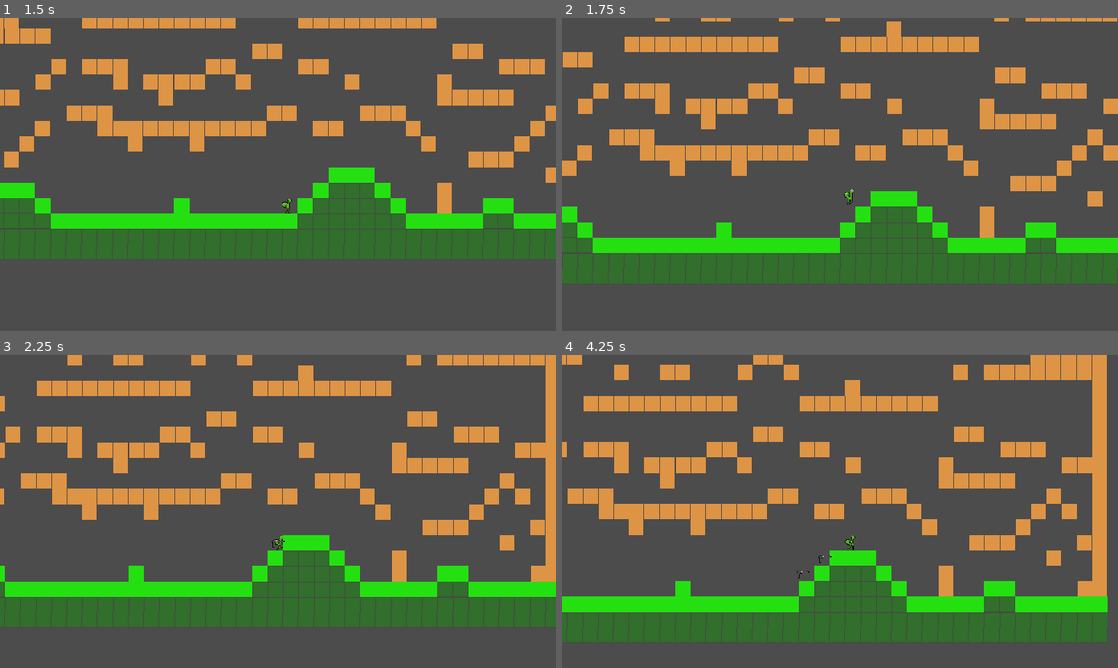
Above: before the commit, frames 1-4 (two rows, left to right).
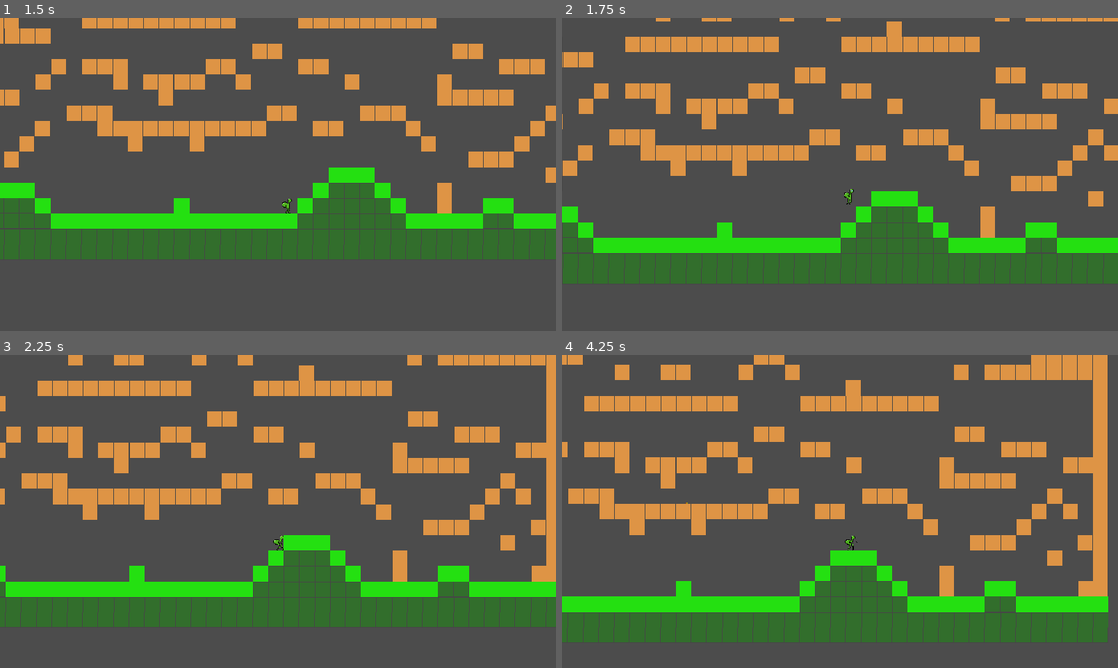
Above: after the commit, the same moments.

Repository: llister15/SCDM
Game: Godot game, scene res://Scenes/Menu/Main Menu.tscn
Same seed, same stepped clock (60 frames per second), same inputs: the game is played once before the commit and once after it.
Inputs (mouse positions are in pixels of both pictures, inside the frame that each line leads up to):
- Up to frame 1 (1.5 s): click "New Game" at 0.5 s; move the mouse to (400, 158) at 1.27 s; hold Right (ui_right) from 1.28 s (still down); click (400, 158) at 1.35 s
- Up to frame 2 (1.75 s): keep holding Right (ui_right); tap Space (jump) at 1.52 s
- Up to frame 3 (2.25 s): keep holding Right (ui_right); move the mouse to (166, 527) at 2.02 s; right-click (166, 527) at 2.1 s
- Up to frame 4 (4.25 s): tap Space (jump) at 2.27, 3.77 s; move the mouse to (895, 442) at 2.77 s; release Right (ui_right) at 2.78 s; hold Left (ui_left) 2.78-3.53 s; click (895, 442) at 2.85 s; move the mouse to (812, 574) at 3.52 s; hold Right (ui_right) from 3.53 s (still down); right-click (812, 574) at 3.6 s

Frame 1 is identical in both runs. In frame 2, 2.1% of the frame differs, in the area x 0-100%, y 0-85%; in frame 3, 2.4%; in frame 4, 2.7%, in the area x 0-99%, y 0-92%.

Commit message:
Added Gun

Diff:
--- a/Scenes/Assets/9mm.tscn
+++ b/Scenes/Assets/9mm.tscn
@@ -16,3 +16,8 @@
 [node name="CollisionShape2D" type="CollisionShape2D" parent="."]
 position = Vector2( 0, -0.253122 )
 shape = SubResource( 1 )
+
+[node name="VisibilityNotifier2D" type="VisibilityNotifier2D" parent="."]
+position = Vector2( 0, -0.253122 )
+scale = Vector2( 0.2, 0.128728 )
+[connection signal="screen_exited" from="VisibilityNotifier2D" to="." method="_on_VisibilityNotifier2D_screen_exited"]
--- a/Scenes/Assets/Glock19.tscn
+++ b/Scenes/Assets/Glock19.tscn
@@ -4,17 +4,19 @@
 [ext_resource path="res://Scripts/Glock19.gd" type="Script" id=2]
 
 [sub_resource type="RectangleShape2D" id=1]
-extents = Vector2( 13.0815, 7.98684 )
+extents = Vector2( 6.66965, 4.38705 )
 
 [node name="G19" type="Area2D"]
+collision_layer = 4
 script = ExtResource( 2 )
 
 [node name="Sprite" type="Sprite" parent="."]
+scale = Vector2( 0.5, 0.5 )
 texture = ExtResource( 1 )
 
 [node name="CollisionShape2D" type="CollisionShape2D" parent="."]
-position = Vector2( 0, 1.99354 )
+position = Vector2( 0, 1.18167 )
 shape = SubResource( 1 )
 
 [node name="Muzzle" type="Node2D" parent="."]
-position = Vector2( 13.4112, -3.31336 )
+position = Vector2( 6.80243, -1.58674 )
--- a/Scenes/Assets/player.tscn
+++ b/Scenes/Assets/player.tscn
@@ -96,7 +96,7 @@
 [sub_resource type="AnimationNodeStateMachinePlayback" id=14]
 
 [sub_resource type="RectangleShape2D" id=15]
-extents = Vector2( 9.32705, 15.077 )
+extents = Vector2( 9.7989, 15.077 )
 
 [node name="Player" type="KinematicBody2D"]
 collision_mask = 8
@@ -107,7 +107,9 @@
 texture = ExtResource( 2 )
 vframes = 3
 hframes = 5
-frame = 3
+
+[node name="Weapon equiper" type="Node2D" parent="Sprite"]
+position = Vector2( 4.516, 0.322 )
 
 [node name="AnimationPlayer" type="AnimationPlayer" parent="."]
 anims/Idle = SubResource( 1 )
@@ -121,7 +123,7 @@
 parameters/playback = SubResource( 14 )
 
 [node name="CollisionShape2D" type="CollisionShape2D" parent="."]
-position = Vector2( 0, -15.133 )
+position = Vector2( 1.05293, -15.133 )
 shape = SubResource( 15 )
 
 [node name="Camera2D" type="Camera2D" parent="."]
--- a/Scripts/9mm.gd
+++ b/Scripts/9mm.gd
@@ -1,5 +1,15 @@
 extends Area2D
 
+var Speed: int = 400
+var bullet_velo = Vector2.ZERO
 
 func _physics_process(delta):
-	position.x += 500 * delta
+	bullet()
+
+func bullet():
+	position += transform.x * Speed * get_physics_process_delta_time()
+
+
+
+func _on_VisibilityNotifier2D_screen_exited() -> void:
+	queue_free()
--- a/Scripts/Glock19.gd
+++ b/Scripts/Glock19.gd
@@ -1,6 +1,6 @@
 extends Area2D
 
-onready var bulletscene = preload("res://Scenes/Assets/9mm.tscn")
+onready var bulletscene = load("res://Scenes/Assets/9mm.tscn")
 
 func _ready() -> void:
 	 pass
@@ -13,4 +13,4 @@
 	if user_shoot:
 		var bullet = bulletscene.instance()
 		get_parent().add_child(bullet)
-		bullet.global_position = $Muzzle.global_position
+		bullet.transform = $Muzzle.global_transform
--- a/Scripts/player.gd
+++ b/Scripts/player.gd
@@ -67,8 +67,7 @@
 func Shoot():
 	#var shoot_gun = Input.is_action_just_pressed("fire1")
 	var spawn_gun = Input.is_action_just_pressed("fire2")
+	var g19_Gun = g19_scene.instance()
 	if spawn_gun:
-		var g19_Gun = g19_scene.instance()
-		get_parent().add_child(g19_Gun)
-		#g19_Gun.global_position = $Sprite.global_position
-		g19_Gun.global_transform = $Sprite.global_transform
+		get_node("Sprite/Weapon equiper").add_child(g19_Gun)
+	g19_Gun.transform = $"Sprite/Weapon equiper".transform
